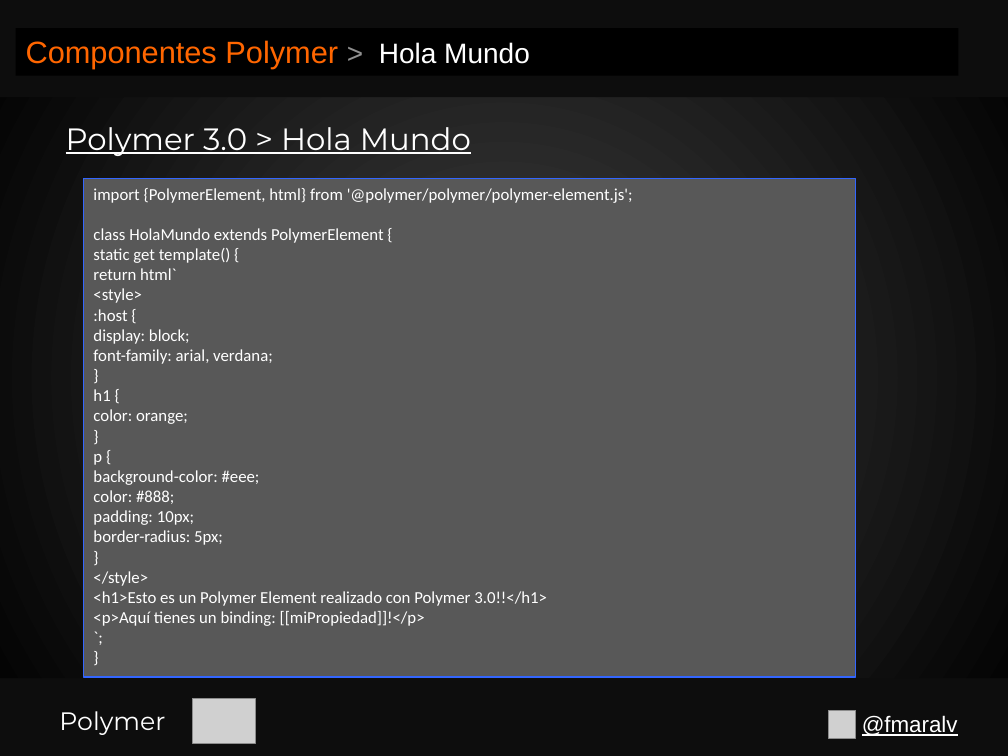
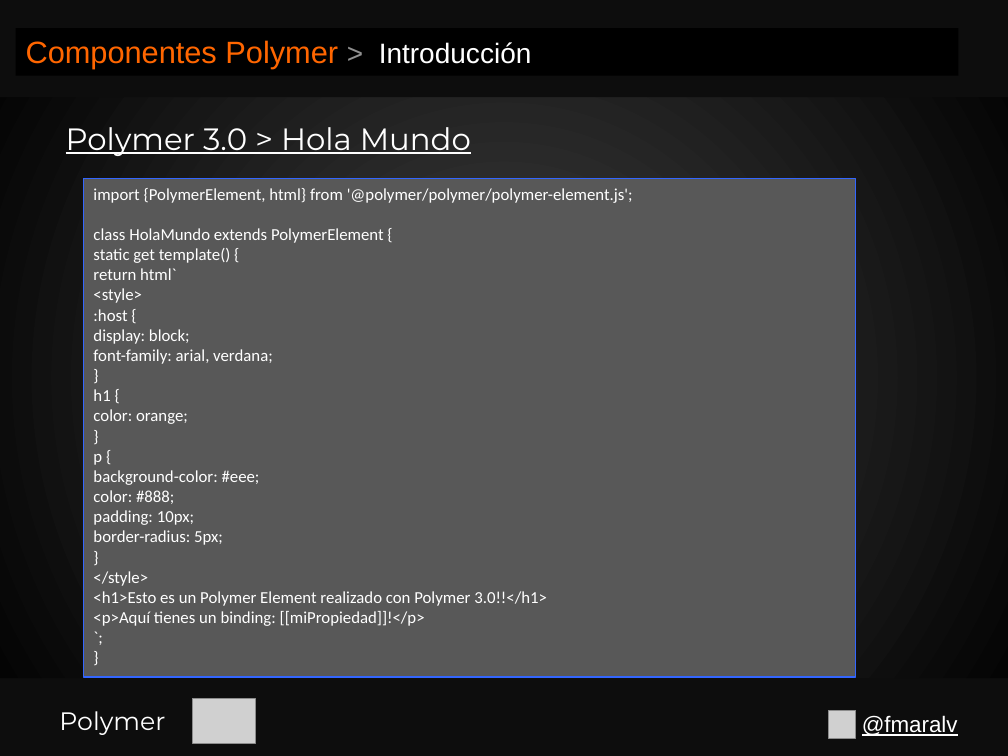
Before and after one commit to fmaralv/Presentacion, a slide deck: slide 51 of Polymer.pptx. Drawn at 1008x756 pixels with LibreOffice and Linux fonts; fonts in the diff are those of the drawing; grey boxes stand for pictures. Boxes give left, top, right and bottom in pixels: in the first picture for what was removed or moved away, otherwise in the second. Text is boxed around its words. In the diff, an @@ line names an element or a change of style, - is before the commit and + after.

```diff
--- a/Polymer.pptx
+++ b/Polymer.pptx
@@ text in rectangle at [26,40,532,69]: text changed @@
-Componentes Polymer > Hola Mundo
+Componentes Polymer > Introducción
```
Also in this commit, not shown: 5 other slides changed, 17 slides added.
